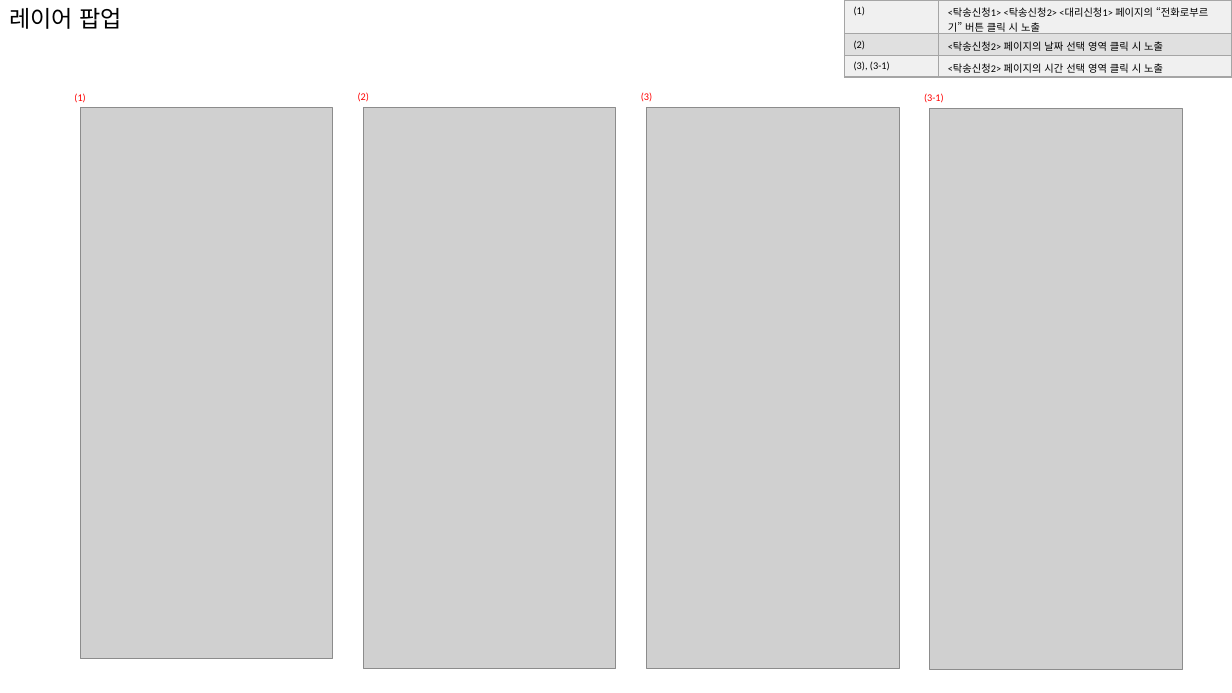
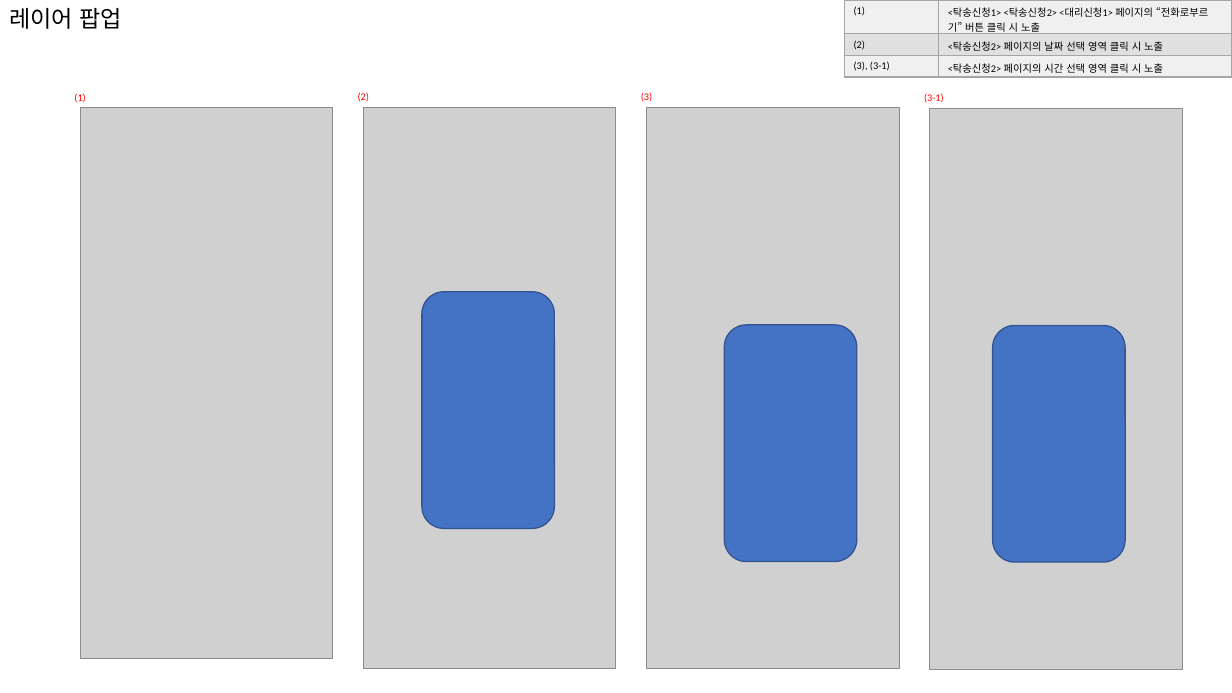
Before and after one commit to kirak00/car, a slide deck: slide 7 of 탁송WEB서비스_퍼블리싱_20231106.pptx. Drawn at 1232x693 pixels with LibreOffice and Linux fonts; fonts in the diff are those of the drawing; grey boxes stand for pictures. Boxes give left, top, right and bottom in pixels: in the first picture for what was removed or moved away, otherwise in the second. Text is boxed around its words. In the diff, an @@ line names an element or a change of style, - is before the commit and + after.

```diff
--- a/탁송WEB서비스_퍼블리싱_20231106.pptx
+++ b/탁송WEB서비스_퍼블리싱_20231106.pptx
@@ rounded rectangle added at [422, 292, 555, 529], fill #4472C4, outline #325491 1 pt @@
@@ rounded rectangle added at [725, 325, 857, 562], fill #4472C4, outline #325491 1 pt @@
@@ rounded rectangle added at [993, 325, 1125, 562], fill #4472C4, outline #325491 1 pt @@
```
Also in this commit, not shown: 5 other slides changed, 25 other files.
